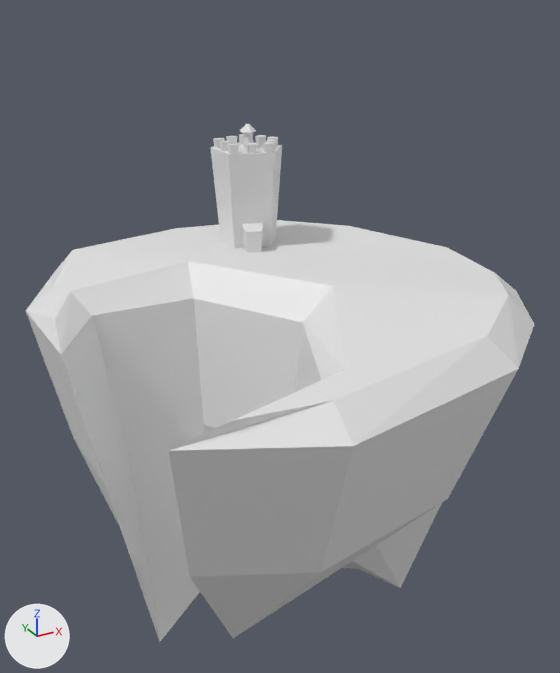
Before and after pictures for a commit that changed the Blender file Clicker/Assets/Models/Island/island.blend.
Rendered twice from a camera (50 mm lens) standing at (-5.28, -9.33, 5.12) and looking at (0.0, 0.28, 0.32). Lighting does not change. The marker at lower left points along +X, +Y and +Z.
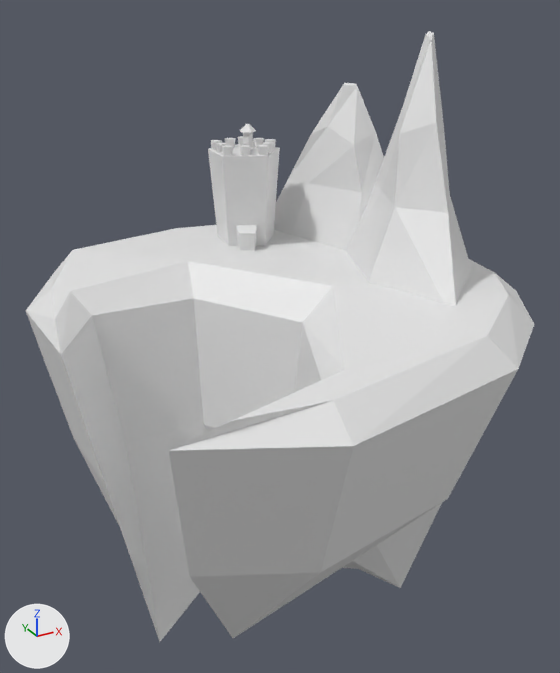
Edits to the bpy script that builds the scene:
```text
Add mat_mountains:
    mat_mountains = principled_material('Mountains')
    mat_mountains.base_color = (0.8, 0.8, 0.8)  # white #e7e7e7
Add mat_mountaintop:
    mat_mountaintop = principled_material('MountainTop')
    mat_mountaintop.base_color = (0.8, 0.8, 0.8)  # white #e7e7e7
Change me_cylinder:
    where me_cylinder.from_pydata(...)  # 118 vertices, 72 faces; spans x -0.25..0.86, y 1.13..2.36, z 1.34..3.05
    used by ob_cylinder; location = (0.0, 0.0, 0.0)
    me_cylinder part 1: the whole mesh is turned -4.6 degrees about the z axis through its middle, then moved by (-0.02, 0.09, -0.05)
Add me_cube_003:
    me_cube_003.from_pydata(...)  # 44 vertices, 42 faces; spans x 0.66..2.87, y -2.26..2.55, z 0.96..4.68
    # faces by material slot: [24, 18]
    me_cube_003.materials.append(mat_mountains)  # white #e7e7e7
    me_cube_003.materials.append(mat_mountaintop)  # white #e7e7e7
Add ob_cube_001:
    ob_cube_001 = bpy.data.objects.new('Cube.001', me_cube_003)
    ob_cube_001.location = (0.0, 0.0, 0.0)
```

Location of each change, (x1, y1, x2, y2) in pixels of the pictures (560 x 673 px):
'Cube.001', added
    after: (274, 31, 471, 306)
    faces in mat_mountains (white #e7e7e7): (274, 110, 471, 306)
    faces in mat_mountaintop (white #e7e7e7): (311, 31, 444, 145)
'Cylinder', mesh turned
    before: (210, 134, 282, 252)
    after: (208, 136, 280, 250)
